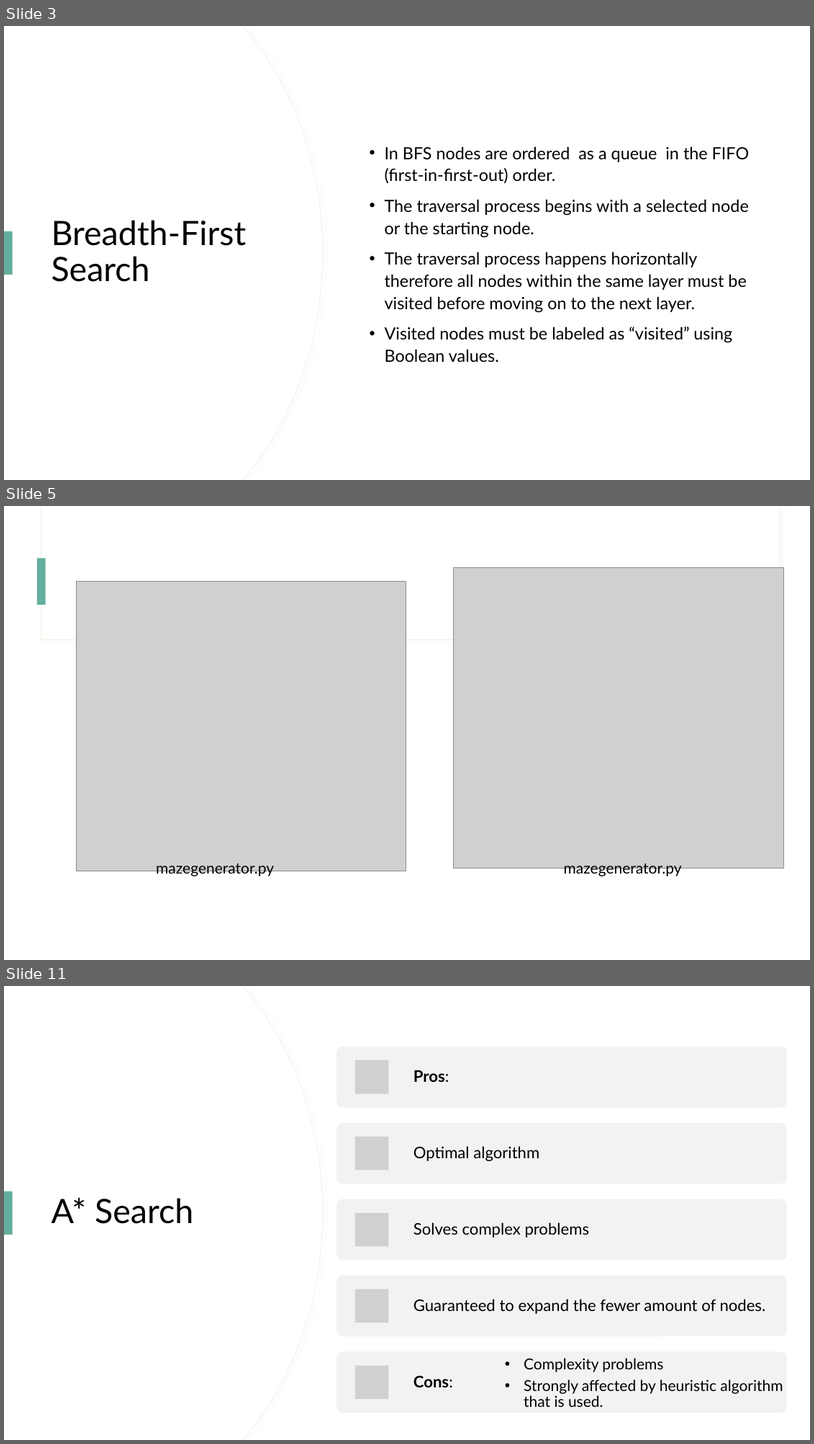
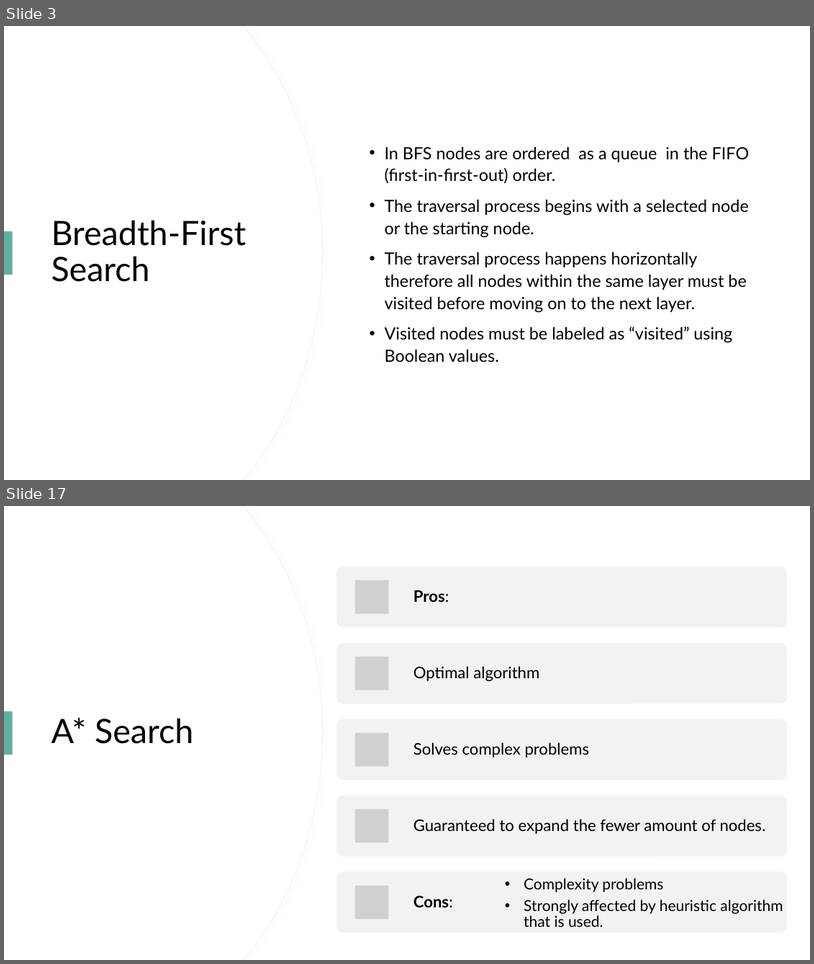
Before and after one commit to lauxpaux/Maze-Robotic-Path, a slide deck: AIAssignment2.pptx. Shown one above the other, each under a label of ours: slides 3, 5 and 11 before the commit, slides 3 and 17 after it; the slides between them are not shown. The pictures are 814x1444 and 814x964 pixels, drawn with LibreOffice and Linux fonts; fonts in the diff are those of the drawing; grey boxes stand for pictures. Boxes give left, top, right and bottom in pixels: in the first picture for what was removed or moved away, otherwise in the second. Text is boxed around its words. In the diff, an @@ line names an element or a change of style, - is before the commit and + after.

```diff
--- a/AIAssignment2.pptx
+++ b/AIAssignment2.pptx
@@ slide 5 removed at (4,506,810,960), background #FFFFFF; not listed: 2 template elements that a slide beside it also shows @@
@@ rectangle removed at (37,558,46,605) @@
@@ picture removed at (453,568,784,867) @@
@@ picture removed at (76,581,406,871) @@
@@ text removed at (156,863,274,877) @@
-mazegenerator.py
@@ text removed at (564,863,682,877) @@
-mazegenerator.py
@@ what was slide 11 is now slide 17 @@
```
Also in this commit, not shown: 2 slides changed, 11 slides added, 3 other slides removed.
